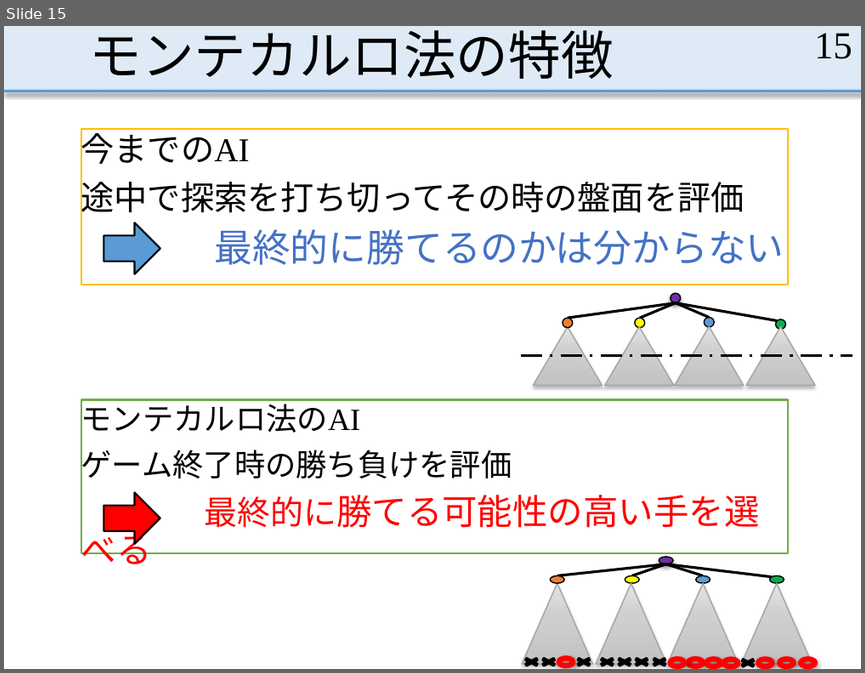
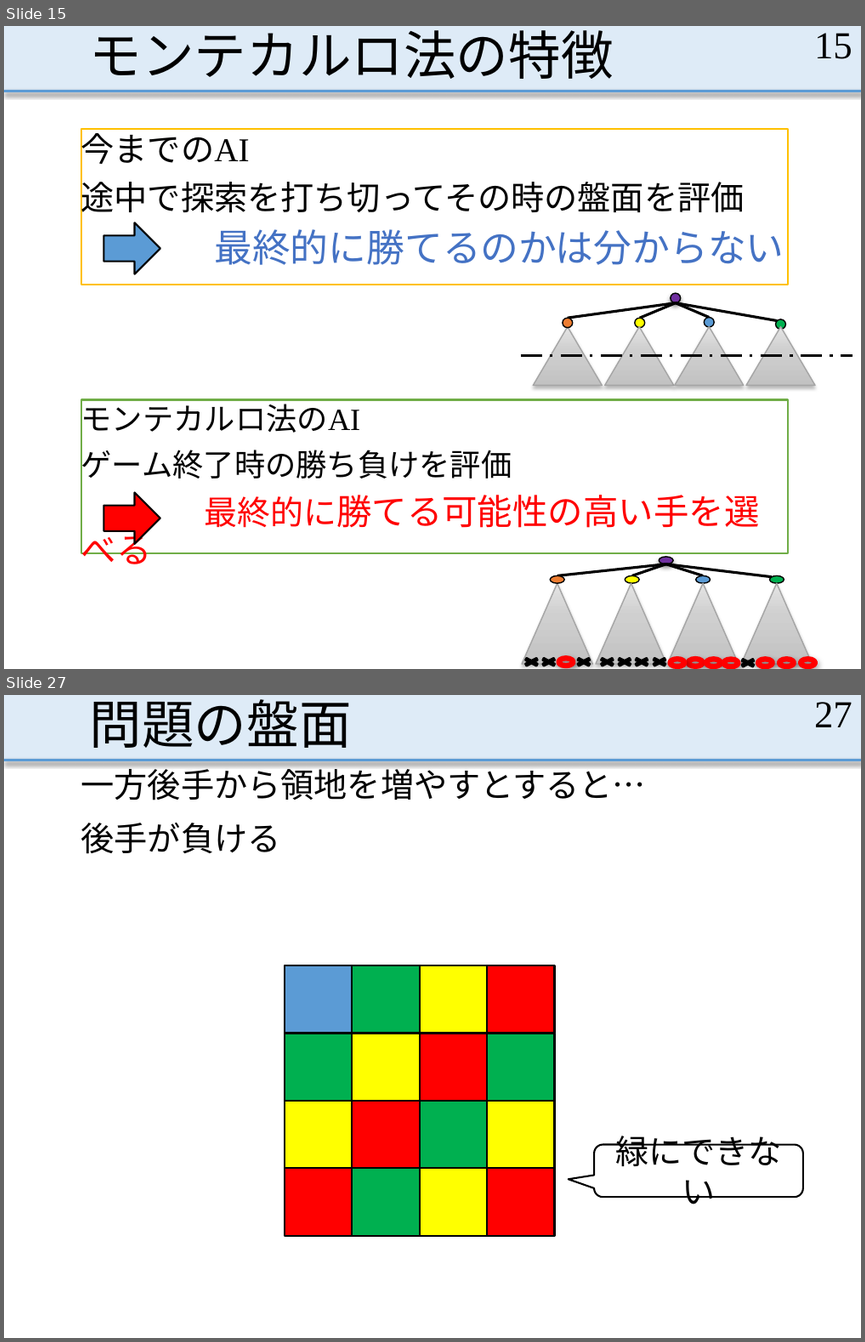
Before and after one commit to MasayaOda/SR, a slide deck: 中間発表1210.pptx. Shown one above the other, each under a label of ours: slide 15 before the commit, slides 15 and 27 after it; the slides between them are not shown. The pictures are 865x673 and 865x1342 pixels, drawn with LibreOffice and Linux fonts; fonts in the diff are those of the drawing. Boxes give left, top, right and bottom in pixels: in the first picture for what was removed or moved away, otherwise in the second. Text is boxed around its words. In the diff, an @@ line names an element or a change of style, - is before the commit and + after.

```diff
--- a/中間発表1210.pptx
+++ b/中間発表1210.pptx
@@ slide 27 added at bbox=[4, 695, 861, 1338], background #FFFFFF; not listed: 2 template elements that a slide beside it also shows @@
@@ title added at bbox=[90, 699, 352, 748], 44 pt, text #000000 @@
+問題の盤面
@@ page number added at bbox=[814, 702, 852, 727], 32 pt, text #000000 @@
+27
@@ text added at bbox=[81, 763, 646, 800], 28 pt, text #000000 @@
+一方後手から領地を増やすとすると…
@@ text added at bbox=[81, 823, 281, 854], 28 pt, text #000000 @@
+後手が負ける
@@ rectangle added at bbox=[284, 966, 352, 1033], fill #5B9BD5, outline #000000 1.5 pt @@
@@ rectangle added at bbox=[352, 966, 420, 1033], fill #00B050, outline #000000 1.5 pt @@
@@ rectangle added at bbox=[420, 966, 488, 1033], fill #FFFF00, outline #000000 1.5 pt @@
@@ rectangle added at bbox=[488, 966, 555, 1033], fill #FF0000, outline #000000 1.5 pt @@
@@ rectangle added at bbox=[284, 1032, 352, 1100], fill #00B050, outline #000000 1.5 pt @@
@@ rectangle added at bbox=[352, 1032, 420, 1100], fill #FFFF00, outline #000000 1.5 pt @@
@@ rectangle added at bbox=[420, 1032, 488, 1100], fill #FF0000, outline #000000 1.5 pt @@
@@ rectangle added at bbox=[488, 1032, 555, 1100], fill #00B050, outline #000000 1.5 pt @@
@@ rectangle added at bbox=[284, 1100, 352, 1168], fill #FFFF00, outline #000000 1.5 pt @@
@@ rectangle added at bbox=[352, 1100, 420, 1168], fill #FF0000, outline #000000 1.5 pt @@
@@ rectangle added at bbox=[420, 1100, 488, 1168], fill #00B050, outline #000000 1.5 pt @@
@@ rectangle added at bbox=[488, 1100, 555, 1168], fill #FFFF00, outline #000000 1.5 pt @@
@@ rounded speech box added at bbox=[595, 1144, 803, 1197], fill #FFFFFF, outline #000000 1.5 pt, 28 pt, text #000000 @@
+緑にできない
@@ rectangle added at bbox=[284, 1168, 352, 1236], fill #FF0000, outline #000000 1.5 pt @@
@@ rectangle added at bbox=[352, 1168, 420, 1236], fill #00B050, outline #000000 1.5 pt @@
@@ rectangle added at bbox=[420, 1168, 488, 1236], fill #FFFF00, outline #000000 1.5 pt @@
@@ rectangle added at bbox=[488, 1168, 555, 1236], fill #FF0000, outline #000000 1.5 pt @@
```
Also in this commit, not shown: 9 slides changed, 8 other slides added.
